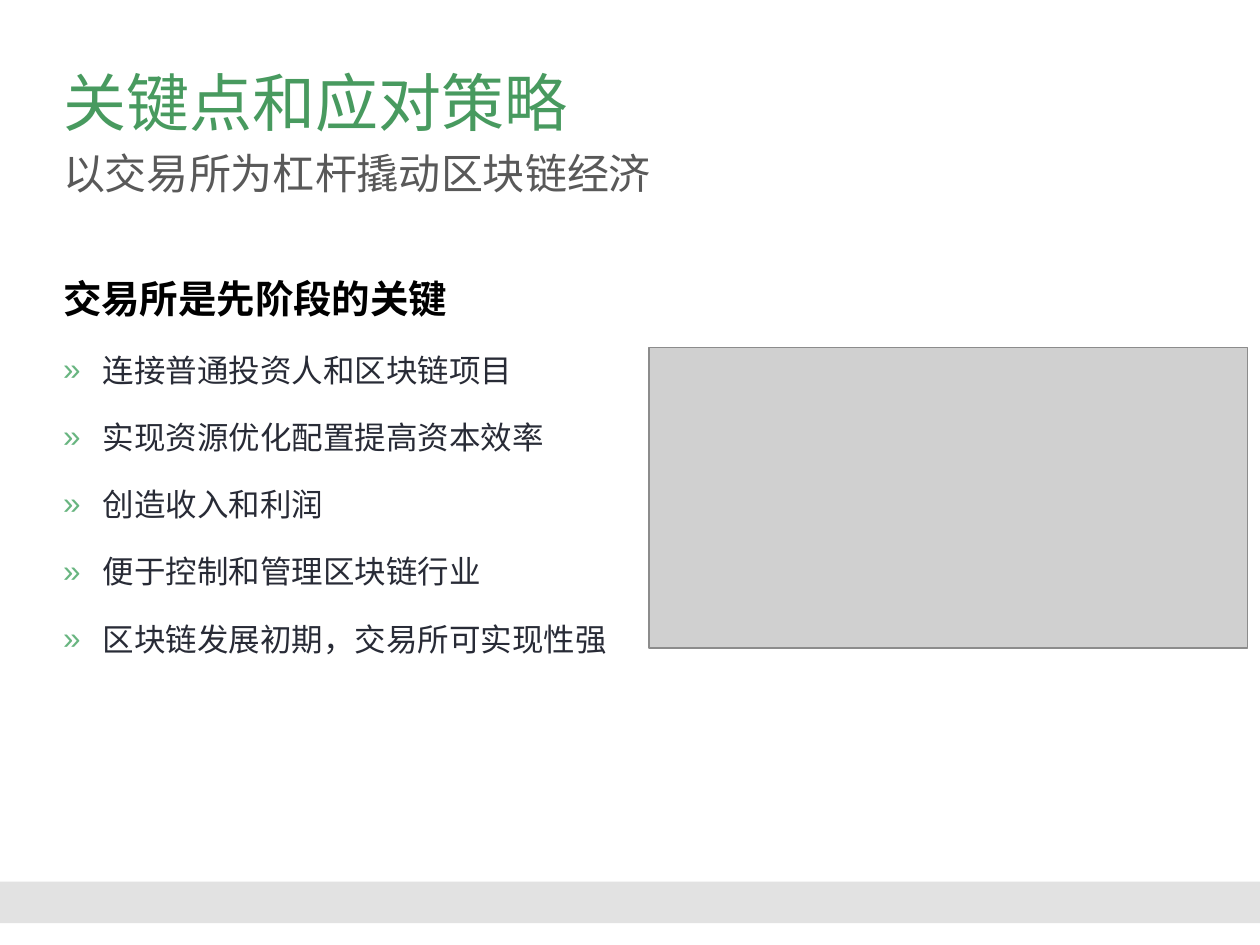
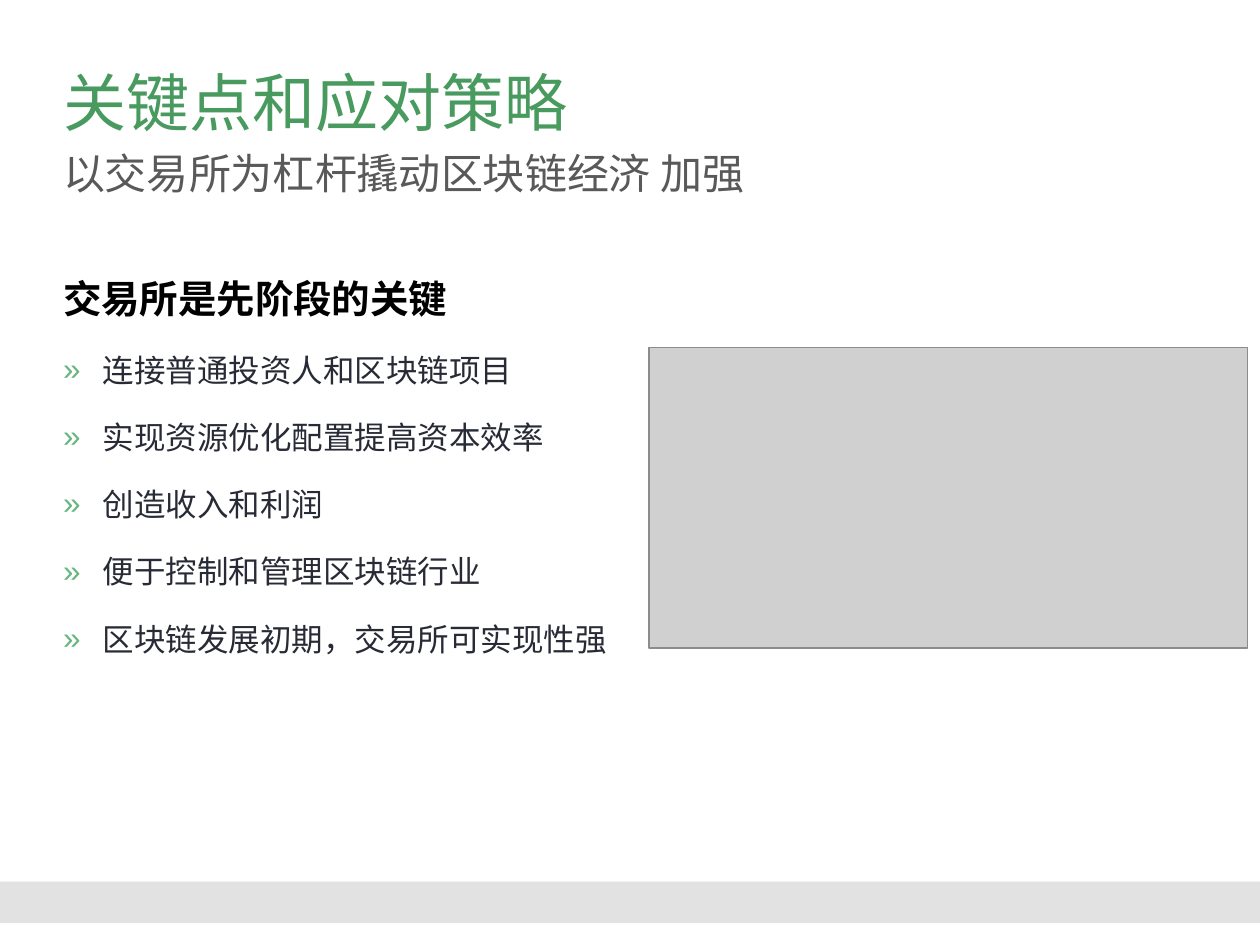
Before and after one commit to Catfeeds/DOC, a slide deck: slide 25 of A阿曼/proposal for Oman.pptx. Drawn at 1260x945 pixels with LibreOffice and Linux fonts; fonts in the diff are those of the drawing; grey boxes stand for pictures; background and template pictures are left out. Boxes give left, top, right and bottom in pixels: in the first picture for what was removed or moved away, otherwise in the second. Text is boxed around its words. In the diff, an @@ line names an element or a change of style, - is before the commit and + after.

```diff
--- a/A阿曼/proposal for Oman.pptx
+++ b/A阿曼/proposal for Oman.pptx
@@ text at <box>63,153,744,193</box>: text changed @@
-以交易所为杠杆撬动区块链经济
+以交易所为杠杆撬动区块链经济 加强
```
Also in this commit, not shown: 1 other slide changed, 2 slides added, 8 other files.
